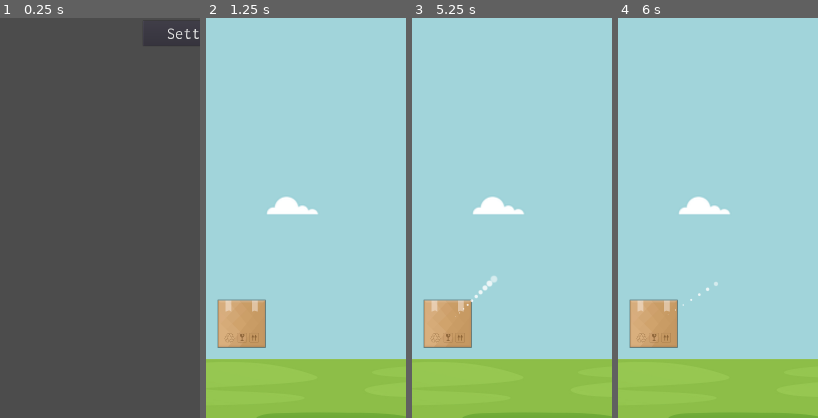
Above: before the commit, frames 1-4 (left to right).
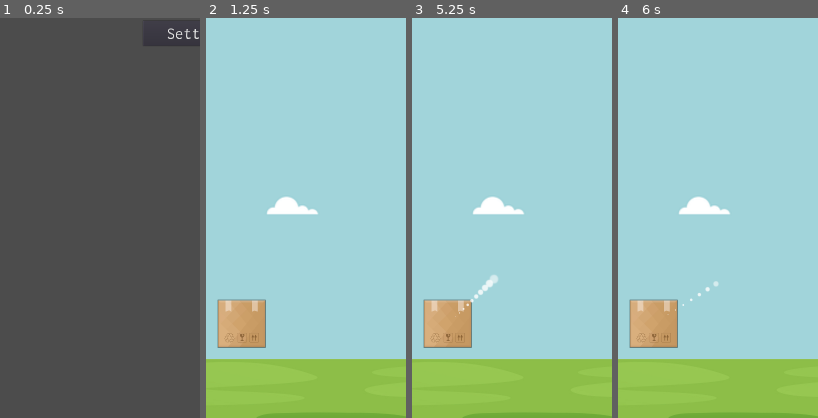
Above: after the commit, the same moments.

Repository: yakoup46/mygame
Game: Godot game, scene res://UI.tscn
Same seed, same stepped clock (60 frames per second), same inputs: the game is played once before the commit and once after it.
Inputs (mouse positions are % of the whole screen's width and height, from its top left):
- Up to frame 1 (0.25 s): no input
- Up to frame 2 (1.25 s): click "Start" at 0.5 s
- Up to frame 3 (5.25 s): click "Menu" at 1.25 s; click "Back" at 2 s; tap Enter at 2.75, 4.25 s; move the mouse to (72, 45) at 2.77 s; click (72, 45) at 2.92 s; tap Space at 3.5, 5 s; move the mouse to (30, 55) at 3.52 s; click (30, 55) at 3.67 s; move the mouse to (60, 28) at 4.27 s; click (60, 28) at 4.42 s; move the mouse to (45, 70) at 5.02 s; click (45, 70) at 5.17 s
- Up to frame 4 (6 s): tap Enter at 5.75 s; move the mouse to (80, 65) at 5.77 s; click (80, 65) at 5.92 s
The pictures show only the part of the screen within x 0-50%, y 50-100%; the shares and areas given below are measured in that part.

Frames 1-2 are identical in both runs. In frame 3, 0.1% of the frame differs, in the area x 26-43%, y 64-73%; in frame 4, less than 0.1%.

Commit message:
everything

Diff:
--- a/Box/Box.tscn
+++ b/Box/Box.tscn
@@ -20,7 +20,7 @@
 [node name="Box" type="Node2D"]
 script = ExtResource( 1 )
 dot_number = 12
-dot_scale = 2.0
+dot_scale = 2.5
 dot_texture = ExtResource( 2 )
 red_dot_texture = ExtResource( 3 )
 max_range = 1000.0
--- a/LandingZone.tscn
+++ b/LandingZone.tscn
@@ -19,7 +19,6 @@
 script = ExtResource( 1 )
 
 [node name="Red" type="Area2D" parent="."]
-editor/display_folded = true
 
 [node name="RedBox" type="Sprite" parent="Red"]
 scale = Vector2( 12, 12 )
--- /dev/null
+++ b/Playground.gd
@@ -0,0 +1,40 @@
+extends Node2D
+
+export (int) var number_of_dots = 5
+export (Texture) var texture
+
+var dots = []
+var startPos
+var startTime
+
+var positions = [
+	Vector2(200, 0),
+	Vector2(0, -200),
+	Vector2(-200, 0),
+	Vector2(0, 200)
+]
+
+func _ready():
+	for i in range(0, number_of_dots):
+		var sprite = Sprite.new()
+
+		sprite.texture = texture
+
+		dots.append(sprite)
+		add_child(sprite)
+
+	startPos = global_position
+	startTime = OS.get_ticks_msec()
+
+func _physics_process(delta):
+	var now = OS.get_ticks_msec()
+
+	for i in range(0, dots.size()):
+		var dot = dots[i]
+
+		dot.global_position = easeOut(now - startTime, startPos, positions[0], 2000 * (i /4))
+
+func easeOut(t, b, c, d):
+	t /= float(d)
+
+	return -c * t*(t-2) + b
--- /dev/null
+++ b/Playground.tscn
@@ -0,0 +1,10 @@
+[gd_scene load_steps=3 format=2]
+
+[ext_resource path="res://Playground.gd" type="Script" id=1]
+[ext_resource path="res://red_circle.png" type="Texture" id=2]
+
+[node name="Playground" type="Node2D"]
+position = Vector2( 300, 280 )
+script = ExtResource( 1 )
+number_of_dots = 4
+texture = ExtResource( 2 )
--- /dev/null
+++ b/Score.gd
@@ -0,0 +1,65 @@
+extends Node2D
+
+# Declare member variables here. Examples:
+# var a = 2
+# var b = "text"
+
+export (Texture) var texture
+
+var dots = []
+var startTime
+var startPos
+var endPos
+var leader
+var index = 0
+
+var positions = [
+	Vector2(100, 0),
+	Vector2(100, -100),
+	Vector2(0, -100),
+	Vector2(0, 0)
+];
+
+# Called when the node enters the scene tree for the first time.
+func _ready():
+
+	for i in range(0, 4):
+		var sprite = Sprite.new()
+		dots.append(sprite)
+
+		sprite.texture = texture
+		sprite.global_position = global_position
+
+		add_child(sprite)
+
+	startTime = OS.get_ticks_msec()
+	startPos = dots[0].global_position
+	endPos = startPos + Vector2(100, 0)
+
+	for i in range(0, 3):
+		positions[i] += startPos
+
+func _physics_process(delta):
+	var now = OS.get_ticks_msec()
+	var elapsed = now - startTime
+	var leader = positions[index]
+
+	print(leader)
+
+	for i in range(0, 4):
+		var dot = dots[i]
+
+		dot.global_position += (leader - dot.global_position) * .1
+		leader = dot.global_position
+
+	if (leader.ceil() == positions[index]):
+		leader = positions[index]
+		var newIndex = index + 1
+
+		if (newIndex < 4):
+			index = newIndex
+		else:
+			index = 0
+
+func linearTween(t, b, c, d):
+	return c * t / float(d) + b
--- /dev/null
+++ b/Score.tscn
@@ -0,0 +1,9 @@
+[gd_scene load_steps=3 format=2]
+
+[ext_resource path="res://Score.gd" type="Script" id=1]
+[ext_resource path="res://red_circle.png" type="Texture" id=2]
+
+[node name="Score" type="Node2D"]
+position = Vector2( 160, 120 )
+script = ExtResource( 1 )
+texture = ExtResource( 2 )
Not shown, changed: export_presets.cfg
